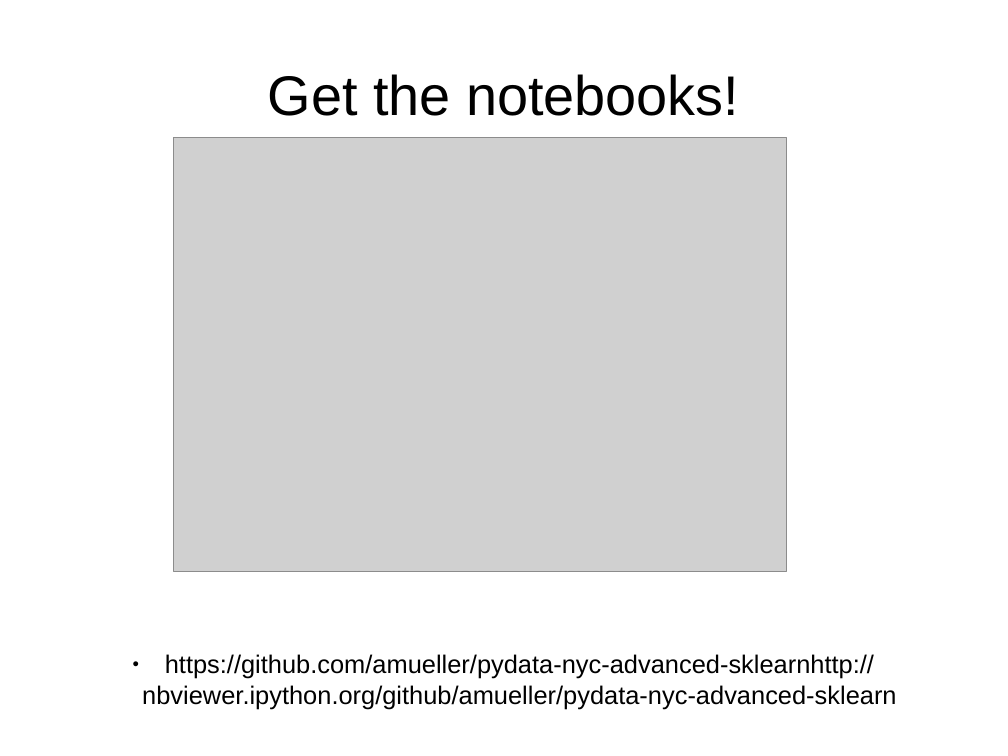
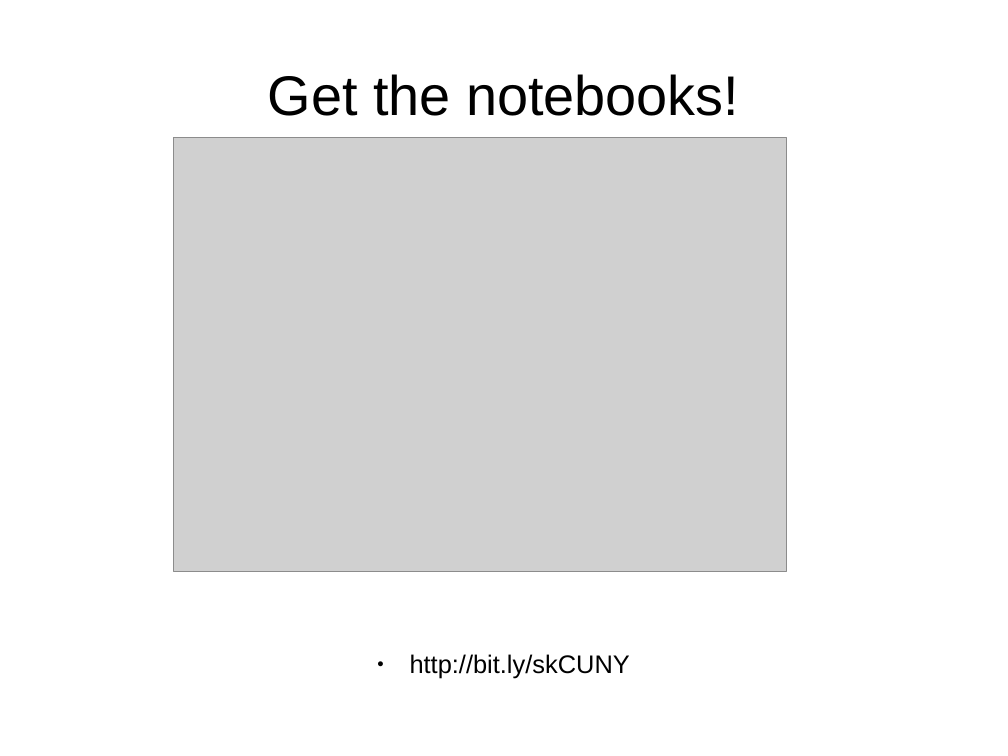
Before and after one commit to amueller/talks_odt, a slide deck: slide 4 of machine-learning-with-scikit-learn-CUNY-2015.odp. Drawn at 1008x756 pixels with LibreOffice and Linux fonts; fonts in the diff are those of the drawing; grey boxes stand for pictures. Boxes give left, top, right and bottom in pixels: in the first picture for what was removed or moved away, otherwise in the second. Text is boxed around its words. In the diff, an @@ line names an element or a change of style, - is before the commit and + after.

Commit message:
cuny talk: more visual aids

```diff
--- a/machine-learning-with-scikit-learn-CUNY-2015.odp
+++ b/machine-learning-with-scikit-learn-CUNY-2015.odp
@@ text at [410, 654, 630, 679]: text changed @@
-● https://github.com/amueller/pydata-nyc-advanced-sklearnhttp://nbviewer.ipython.org/github/amueller/pydata-nyc-advanced-sklearn
+● http://bit.ly/skCUNY
```
Also in this commit, not shown: 7 other slides changed, 9 slides added, 11 slides removed.
